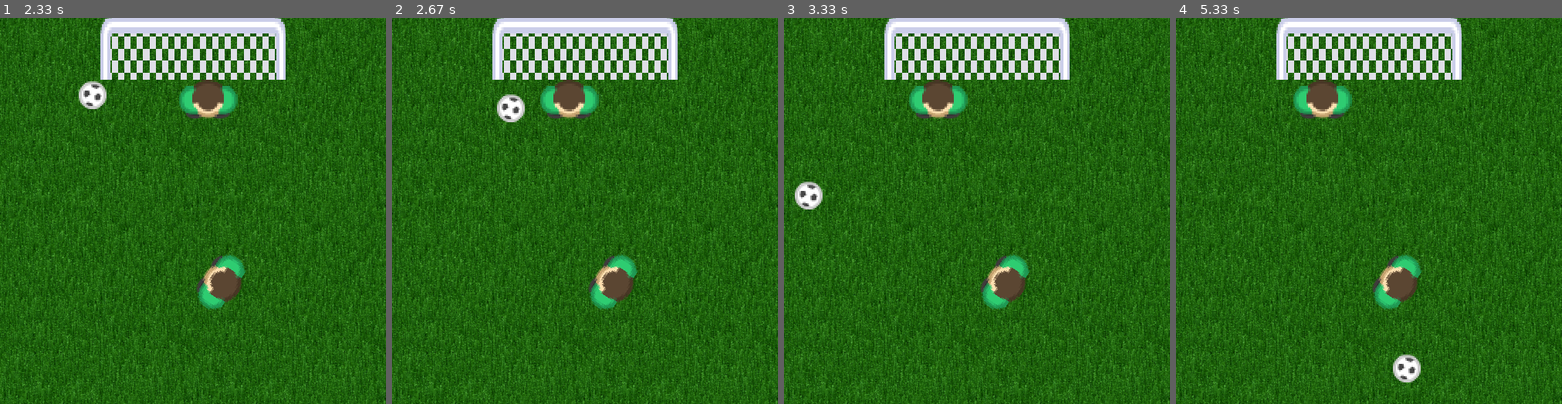
Above: before the commit, frames 1-4 (left to right).
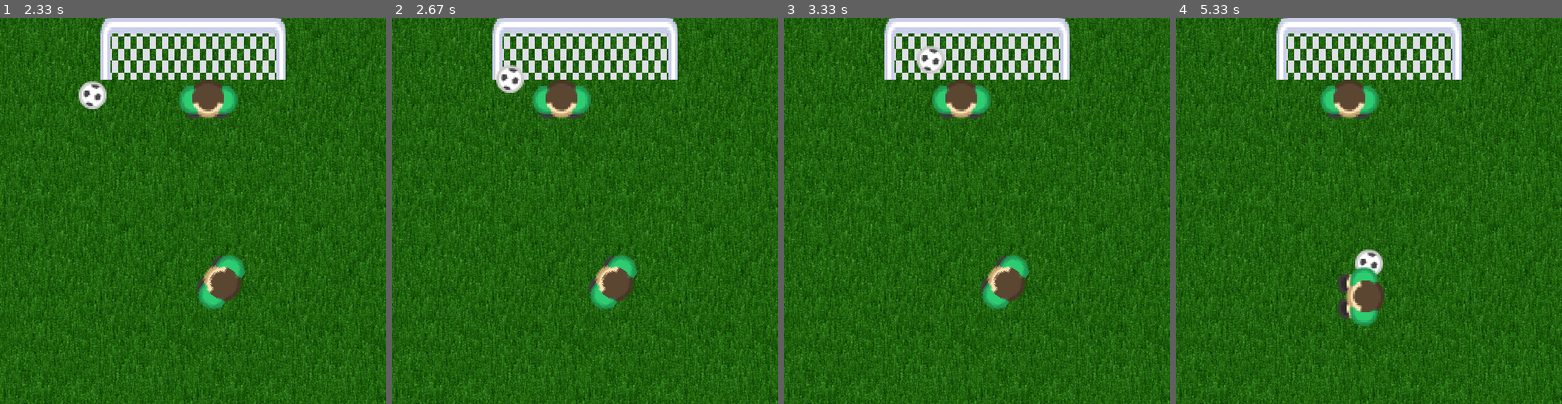
Above: after the commit, the same moments.

Repository: tara-nguyen/PyGame
Game: pygame game, started from MyFirstGameUsingClassesVer3.py
The game is run twice, just before and just after one commit, with the same random seed, the same clock (stepped at 60 frames per second) and the same inputs.
Inputs:
- Up to frame 1 (2.33 s): hold S 0.33-0.8 s; hold Up 0.33-0.8 s; hold Up 0.83-1.3 s; tap Space at 0.9, 1.2, 1.4, 1.7 s; tap S at 0.98 s; hold Right 1.33-1.97 s
- Up to frame 2 (2.67 s): no input
- Up to frame 3 (3.33 s): no input
- Up to frame 4 (5.33 s): hold Down 4.8-5.1 s; tap Space at 4.87, 5.2 s; hold Left from 5.13 s (still down); tap S at 5.28 s

Frame 1 is identical in both runs. In frame 2, 1.9% of the frame differs, in the area x 27-54%, y 12-27%; in frame 3, 2.5%; in frame 4, 5.0%, in the area x 30-64%, y 16-95%.

Commit message:
Update NonplayerClasses.py (#18)
* Update for neatness and easier viewing

* Update NonplayerClasses.py

Code modified to accommodate the ball hitting the goal posts from below the goal line

Diff:
--- a/MoveFunctionsUpdated.py
+++ b/MoveFunctionsUpdated.py
@@ -103,33 +103,33 @@
     before making the final step.
     centerPos is the coordinates of the object's center.'''
     if direction == 'left' and stepX <= boundaries[0] - centerPos[0]:
-        stepX = boundaries[0]-centerPos[0]
+        stepX = boundaries[0] - centerPos[0]
     if direction == 'right' and stepX >= boundaries[1] - centerPos[0]:
-        stepX = boundaries[1]-centerPos[0]
+        stepX = boundaries[1] - centerPos[0]
     if direction == 'up' and stepY <= boundaries[2] - centerPos[1]:
-        stepY = boundaries[2]-centerPos[1]
+        stepY = boundaries[2] - centerPos[1]
     if direction == 'down' and stepY >= boundaries[3] - centerPos[1]:
-        stepY = boundaries[3]-centerPos[1]
+        stepY = boundaries[3] - centerPos[1]
     if direction == 'up left':
         if stepX <= boundaries[0] - centerPos[0]:
-            stepX = boundaries[0]-centerPos[0]
+            stepX = boundaries[0] - centerPos[0]
         if stepY <= boundaries[2] - centerPos[1]:
-            stepY = boundaries[2]-centerPos[1]
+            stepY = boundaries[2] - centerPos[1]
     if direction == 'up right':
         if stepX >= boundaries[1] - centerPos[0]:
-            stepX = boundaries[1]-centerPos[0]
+            stepX = boundaries[1] - centerPos[0]
         if stepY <= boundaries[2] - centerPos[1]:
-            stepY = boundaries[2]-centerPos[1]
+            stepY = boundaries[2] - centerPos[1]
     if direction == 'down left':
         if stepX <= boundaries[0] - centerPos[0]:
-            stepX = boundaries[0]-centerPos[0]
+            stepX = boundaries[0] - centerPos[0]
         if stepY >= boundaries[3] - centerPos[1]:
-            stepY = boundaries[3]-centerPos[1]
+            stepY = boundaries[3] - centerPos[1]
     if direction == 'down right':
         if stepX >= boundaries[1] - centerPos[0]:
-            stepX = boundaries[1]-centerPos[0]
+            stepX = boundaries[1] - centerPos[0]
         if stepY >= boundaries[3] - centerPos[1]:
-            stepY = boundaries[3]-centerPos[1]
+            stepY = boundaries[3] - centerPos[1]
     return stepX, stepY
 
 def reachedBoundaries1(boundaries, direction, centerPos):
@@ -157,26 +157,22 @@
         else:
             return False
     elif direction == 'up left':
-        if centerPos[0] <= boundaries[0] or \
-           centerPos[1] <= boundaries[2]:
+        if centerPos[0] <= boundaries[0] or centerPos[1] <= boundaries[2]:
             return True
         else:
             return False
     elif direction == 'up right':
-        if centerPos[0] >= boundaries[1] or \
-           centerPos[1] <= boundaries[2]:
+        if centerPos[0] >= boundaries[1] or centerPos[1] <= boundaries[2]:
             return True
         else:
             return False
     elif direction == 'down left':
-        if centerPos[0] <= boundaries[0] or \
-           centerPos[1] >= boundaries[3]:
+        if centerPos[0] <= boundaries[0] or centerPos[1] >= boundaries[3]:
             return True
         else:
             return False
     elif direction == 'down right':
-        if centerPos[0] >= boundaries[1] or \
-           centerPos[1] >= boundaries[3]:
+        if centerPos[0] >= boundaries[1] or centerPos[1] >= boundaries[3]:
             return True
         else:
             return False
--- a/NonplayerClasses.py
+++ b/NonplayerClasses.py
@@ -3,10 +3,10 @@
 different module named PlayerClasses.
 To get a brief description of each class, use the following syntax:
     <module name as imported>.<class name>.__doc__
-Two functions not belonging to any of the classes, isBetween() and getTrig(),
-are also defined before the Ball class is defined. To get a brief description of
-each of these functions, use the following syntax:
-    <module name as imported>.<function name>.__doc__'''
+One function not belonging to any of the classes, getTrig(), is also defined
+before the Ball class is defined. To get a brief description, use the
+following syntax:
+    <module name as imported>.getTrig.__doc__'''
 
 import pygame, random, math
 import CroppingImages as crop
@@ -239,18 +239,6 @@
         postWidth, postHeight = 11, self.height
         return leftPost, rightPost, postWidth, postHeight
 
-def isBetween(x, number1, number2):
-    '''This function checks if a number x is between two given numbers.'''
-    if number1 == number2:
-        return 'The two given numbers are the same.'
-    else:
-        larger = max(number1, number2)   # the larger of the two given numbers
-        smaller = min(number1, number2)   # the smaller of the two given numbers
-        if x >= smaller and x <= larger:
-            return True
-        else:
-            return False
-
 def getTrig(angle):
     '''This function returns the sine, cosine, and tangent of an angle.'''
     sin = math.sin(angle * math.pi/180)
@@ -360,68 +348,82 @@
         y-direction).
         distance is the distance from the ball to the boundary/goal post.'''
         if direction == 'x':
-            self.stepX = distance
-            self.stepY = self.stepX / getTrig(self.getMovingAngle())[2]
-        else:
-            self.stepY = distance
-            self.stepX = self.stepY * getTrig(self.getMovingAngle())[2]
+            self.setStep(distance, distance/getTrig(self.getMovingAngle())[2])
+        elif direction == 'y':
+            self.setStep(distance*getTrig(self.getMovingAngle())[2], distance)
+
+    def setFinalStepSB(self):
+        '''This function checks if the ball is about to reach the screen
+        boundaries, and sets the step size accordingly.'''
+        # the leftmost, rightmost, top, and bottom points on the ball
+        left, right, top, bottom = self.getExtremes()
+        # set final step
+        if self.stepX > left:
+            self.setFinalStep1('x', left)
+        if self.stepX < right - self.screenWidth:
+            self.setFinalStep1('x', right-self.screenWidth)
+        if self.stepY > top:
+            self.setFinalStep1('y', top)
+        if self.stepY < bottom - self.screenHeight:
+            self.setFinalStep1('y', bottom-self.screenHeight)
+
+    def setFinalStepGP(self, goalPosts):
+        '''This function checks if the ball is about to reach the goal posts,
+        and sets the step size accordingly.
+        goalPosts denotes the x-coordinates and size of the goal posts.'''
+        # the leftmost, rightmost, and top points on the ball
+        left, right, top = self.getExtremes()[:3]
+        oldStepX, oldStepY = self.getStep()   # step size before adjusting
+        if self.stepX != 0:
+            if top < goalPosts[-1] or (top >= goalPosts[-1] and self.stepY > 0):
+                if right < goalPosts[0] and self.stepX < right - goalPosts[0]:
+                    # left of left goal post and moving right
+                    self.setFinalStep1('x', right-goalPosts[0])
+                if left > goalPosts[1] and self.stepX > left - goalPosts[1]:
+                    # right of right goal post and moving left
+                    self.setFinalStep1('x', left-goalPosts[1])
+                if left > goalPosts[0] + goalPosts[2] and \
+                   self.stepX > left - (goalPosts[0] + goalPosts[2]):
+                    # right of left goal post and moving left
+                    self.setFinalStep1('x', left-(goalPosts[0]+goalPosts[2]))
+                if right < goalPosts[1] - goalPosts[2] and \
+                   self.stepX < right - (goalPosts[1] - goalPosts[2]):
+                    # left of right goal post and moving right
+                    self.setFinalStep1('x', right-(goalPosts[1]-goalPosts[2]))
+                # check if, with the new step size, the ball would hit the
+                # goal posts; if not, reset the step size
+                if top > goalPosts[-1] and self.stepY < top - goalPosts[-1]:
+                    self.setStep(oldStepX, oldStepY)
 
     def setFinalStep2(self, goalPosts):
         '''This function checks if the ball is about to reach either the screen
         boundaries or the goal posts, and sets the step size accordingly.
         goalPosts denotes the x-coordinates and size of the goal posts.'''
-        # the leftmost, rightmost, top, and bottom points on the ball
-        left, right, top, bottom = self.getExtremes()
-        # set the size of the final step before the ball reaches the
-        # screen boundaries
-        if self.stepX > left:
-            self.setFinalStep1('x', left)
-        if self.stepX < right - self.screenWidth:
-            self.setFinalStep1('x', right - self.screenWidth)
-        if self.stepY > top:
-            self.setFinalStep1('y', top)
-        if self.stepY < bottom - self.screenHeight:
-            self.setFinalStep1('y', bottom - self.screenHeight)
-        # set the size of the final step before the ball reaches the goal posts
-        if top < goalPosts[-1]:
-            if right < goalPosts[0] and self.stepX < right-goalPosts[0]:
-                self.setFinalStep1('x', right-goalPosts[0])
-            if left > goalPosts[1] and self.stepX > left-goalPosts[1]:
-                self.setFinalStep1('x', left-goalPosts[1])
-            if left > goalPosts[0]+goalPosts[2] and \
-               self.stepX > left-(goalPosts[0]+goalPosts[2]):
-                self.setFinalStep1('x', left-(goalPosts[0]+goalPosts[2]))
-            if right < goalPosts[1]-goalPosts[2] and \
-               self.stepX < right-(goalPosts[1]-goalPosts[2]):
-                self.setFinalStep1('x', right-(goalPosts[1]-goalPosts[2]))
+        self.setFinalStepSB()
+        self.setFinalStepGP(goalPosts)
 
     def hitGoalPosts(self, goalPosts):
         '''This function checks if the ball has hit the goal posts.
         goalPosts denotes the x-coordinates and size of the goal posts.'''
-        hitOut, hitIn = False, False
-        # leftmost, rightmost, top, and bottom points on the ball
-        left, right, top, bottom = self.getExtremes()
-        # conditions for hitting the outside of the posts
-        hitLPFromOut = top < goalPosts[-1] and \
-                       isBetween(self.getMovingAngle(),-180,0) and \
-                       left < goalPosts[0] and right >= goalPosts[0]
-        hitRPFromOut = top < goalPosts[-1] and \
-                       isBetween(self.getMovingAngle(),180,0) and \
-                       right > goalPosts[1] and left <= goalPosts[1]
-        # conditions for hitting the inside of the posts
-        hitLPFromIn = top < goalPosts[-1] and \
-                      isBetween(self.getMovingAngle(),180,0) and \
-                      right > goalPosts[0]+goalPosts[2] and \
-                      left <= goalPosts[0]+goalPosts[2]
-        hitRPFromIn = top < goalPosts[-1] and \
-                      isBetween(self.getMovingAngle(),-180,0) and \
-                      left < goalPosts[1]-goalPosts[2] and \
-                      right >= goalPosts[1]-goalPosts[2]
-        if hitLPFromOut or hitRPFromOut:
-            hitOut = True
-        elif hitLPFromIn or hitRPFromIn:
-            hitIn = True
-        return hitOut, hitIn
+        hitSide, hitBelow = [False] * 2
+        # the leftmost, rightmost, and top points on the ball
+        left, right, top = self.getExtremes()[:3]
+        # conditions for hitting the sides of the posts
+        hitLP = ((top < goalPosts[-1] and right == goalPosts[0]) or \
+                 (top < goalPosts[-1] and left == goalPosts[0] + goalPosts[2]))
+        hitRP = ((top < goalPosts[-1] and left == goalPosts[1]) or \
+                 (top < goalPosts[-1] and right == goalPosts[1] - goalPosts[2]))
+        hitLPFromBelow = top == goalPosts[-1] and \
+                         (left >= goalPosts[0] - self.diameter and \
+                          left <= goalPosts[0] + goalPosts[2])
+        hitRPFromBelow = top == goalPosts[-1] and \
+                         (right <= goalPosts[0] + self.diameter and \
+                          right >= goalPosts[0] - goalPosts[2])
+        if hitLP or hitRP:
+            hitSide = True
+        elif hitLPFromBelow or hitRPFromBelow:
+            hitBelow = True
+        return hitSide, hitBelow
 
     def bounceBack(self, switch):
         '''This function modifies the velocity and angle to make the ball bounce
@@ -455,24 +457,25 @@
         stepX, stepY = self.getStep()   # current step size
         # After reaching the screen boundaries, the ball will bounce back
         # and continue moving at a reduced speed.
-        if left == 0 or right == self.screenWidth or \
-           top == 0 or bottom == self.screenHeight:
-            if left == 0 or right == self.screenWidth:
-                self.bounceBack('x')
+        if left == 0 or right == self.screenWidth:
+            self.bounceBack('x')   # ball bouncing back in the x direction
+        elif top == 0 or bottom == self.screenHeight:
+            self.bounceBack('y')   # ball bouncing back in the y direction
+        # Ball will also bounce back if it hits the goal posts.
+        if self.hitGoalPosts(goalPosts)[0]:   # hit the side of the post
+            self.bounceBack('x')   # ball bouncing back in the x direction
+        if self.hitGoalPosts(goalPosts)[1]:
+            # hit the post from below goal line
+            if right == goalPosts[0] or right == goalPosts[1]-goalPosts[2]:
+                # ball hit the goal post right at the corner
+                if self.stepX < 0:   # ball moving to the right
+                    self.bounceBack('x')   # bounces back in the x direction
+            elif left == goalPosts[1] or left == goalPosts[1] - goalPosts[2]:
+                # ball hit the goal post right at the corner
+                if self.stepX > 0:   # ball moving to the left
+                    self.bounceBack('x')   # bounces back in the x direction
             else:
-                self.bounceBack('y')
-        # Ball will also bounce back if it hits the goal posts.
-        if self.hitGoalPosts(goalPosts)[0]:
-            if self.getCenterPos()[1] > goalPosts[-1] and \
-               abs(self.getMovingAngle()) < 90:
-                # ball bouncing back in the y direction
-                self.bounceBack('y')
-            else:
-                # ball bouncing back in the x direction
-                self.bounceBack('x')
-        if self.hitGoalPosts(goalPosts)[1]:
-            # ball bouncing back in the x direction
-            self.bounceBack('x')
+                self.bounceBack('y')   # ball bouncing back in the y direction
         # return True if the step size has been modified
         if self.stepX != stepX or self.stepY != stepY:
             return True
